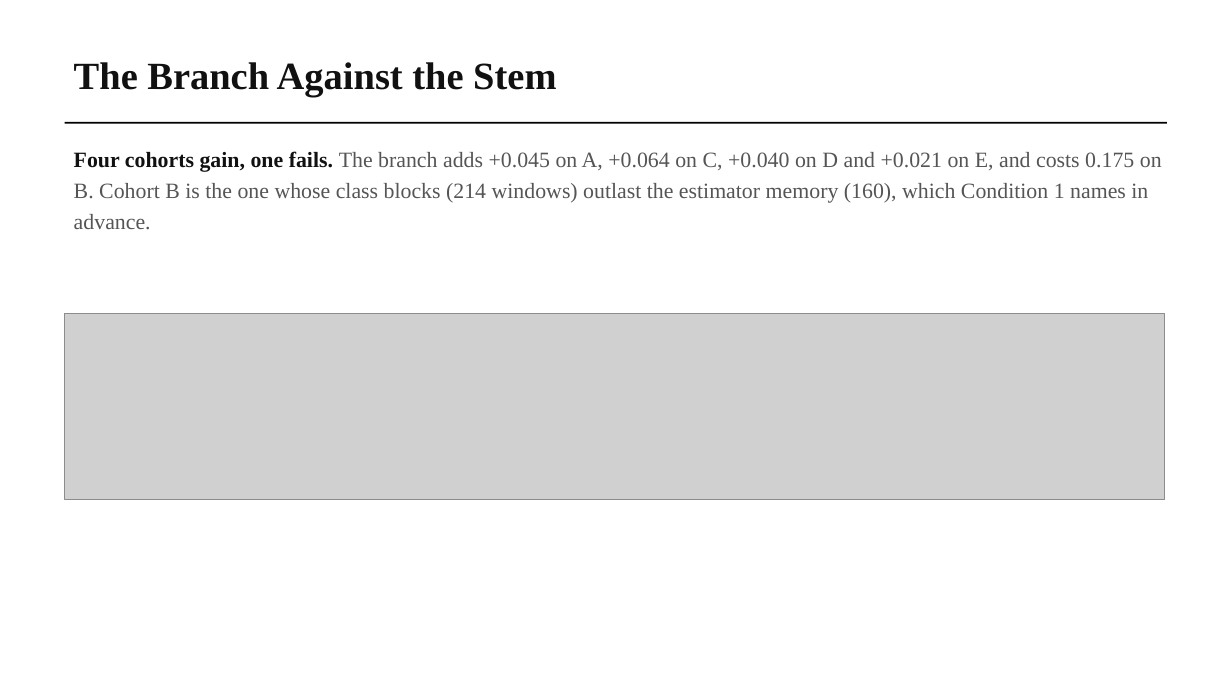
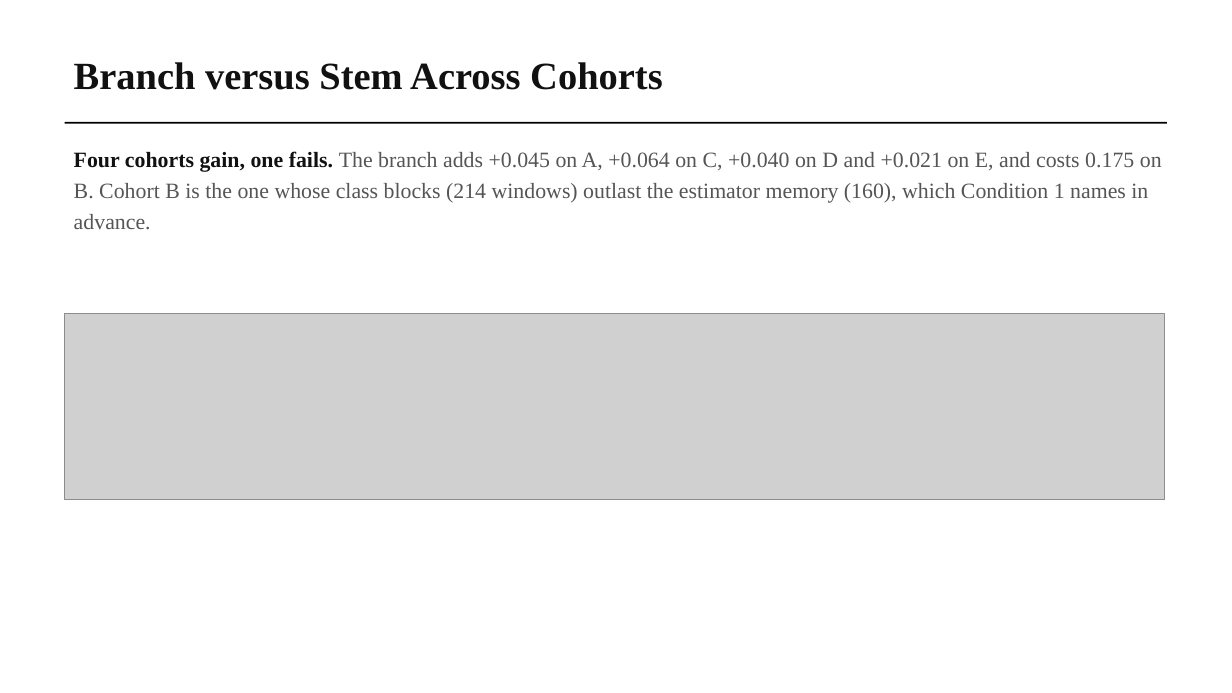
Before and after one commit to wshuv-o/calmnet, a slide deck: slide 13 of presentation/CALM-Net_final_presentation.pptx. Drawn at 1232x693 pixels with LibreOffice and Linux fonts; fonts in the diff are those of the drawing; grey boxes stand for pictures. Boxes give left, top, right and bottom in pixels: in the first picture for what was removed or moved away, otherwise in the second. Text is boxed around its words. In the diff, an @@ line names an element or a change of style, - is before the commit and + after.

```diff
--- a/presentation/CALM-Net_final_presentation.pptx
+++ b/presentation/CALM-Net_final_presentation.pptx
@@ text at box(74, 62, 663, 90): text changed @@
-The Branch Against the Stem
+Branch versus Stem Across Cohorts
```
Also in this commit, not shown: 13 other slides changed, 2 other files.
